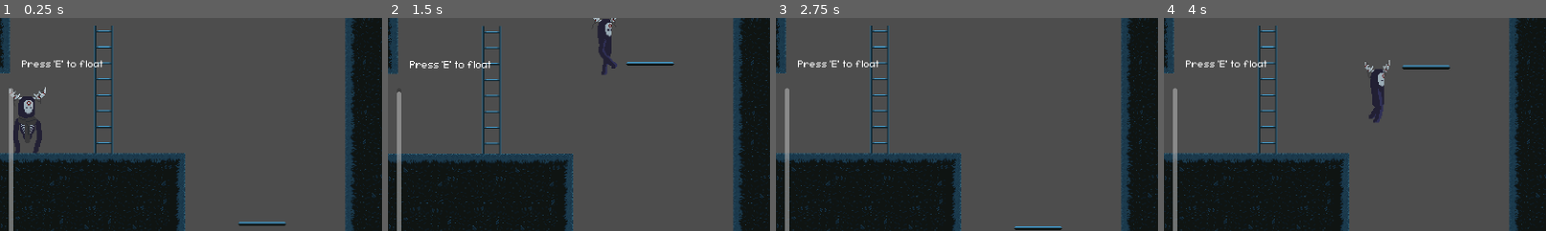
Above: before the commit, frames 1-4 (left to right).
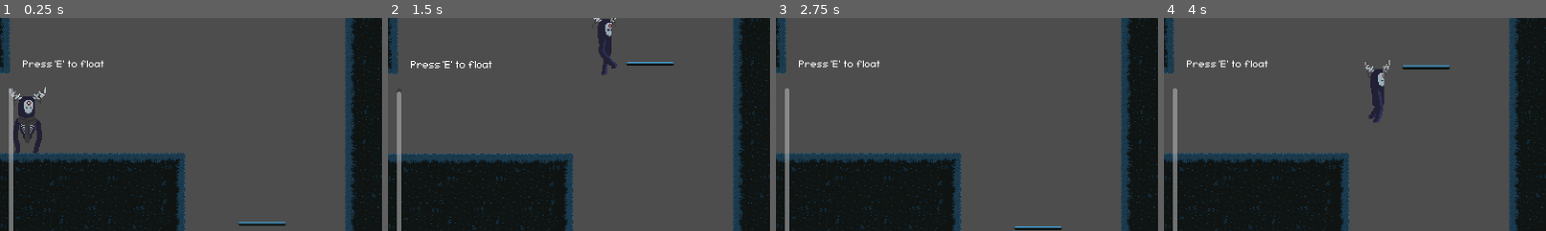
Above: after the commit, the same moments.

Repository: MikeG7v1/Lone-Ghost
Game: Godot game, scene res://scenes/levels/LEVEL_1.tscn
The game is run twice, just before and just after one commit, with the same random seed, the same clock (stepped at 60 frames per second) and the same inputs.
Inputs:
- Up to frame 1 (0.25 s): no input
- Up to frame 2 (1.5 s): tap E (floating) at 0.5, 0.6, 1.25, 1.35 s; hold Right (move_right) from 0.53 s (still down); tap Space (jump) at 0.77 s
- Up to frame 3 (2.75 s): tap Space (jump) at 1.52 s; tap E (floating) at 2, 2.1 s; release Right (move_right) at 2.03 s; hold Left (move_left) from 2.03 s (still down)
- Up to frame 4 (4 s): tap E (floating) at 2.75, 2.85, 3.5, 3.6 s; release Left (move_left) at 2.78 s; hold Right (move_right) from 2.78 s (still down); tap Space (jump) at 3.02, 3.77 s
The pictures show only the part of the screen within x 0-50%, y 38-88%; the shares and areas given below are measured in that part.

The runs differ from the first frame. In frame 1, 1.5% of the frame differs, in the area x 5-30%, y 3-64%; in frame 2, 1.5%; in frame 3, 1.5%; in frame 4, 1.5%.

Commit message:
added door :)

Diff:
--- a/test-level-d/scenes/levels/LEVEL_1.tscn
+++ b/test-level-d/scenes/levels/LEVEL_1.tscn
@@ -9,7 +9,6 @@
 [ext_resource type="PackedScene" uid="uid://uw6c4dj5f184" path="res://scenes/player.tscn" id="7_bng1x"]
 [ext_resource type="Script" uid="uid://cqkguq6wsqo5b" path="res://scripts/camera/camera.gd" id="8_7vxkm"]
 [ext_resource type="PackedScene" uid="uid://b0dl7nt0ob1na" path="res://scenes/rooms/room_2.tscn" id="8_n8rrd"]
-[ext_resource type="PackedScene" uid="uid://b7jt5gals6y0l" path="res://scenes/world/ladders/ladder_m.tscn" id="9_tlk7x"]
 [ext_resource type="PackedScene" uid="uid://b1bxylfk28861" path="res://scenes/areas/room_area.tscn" id="11_6vrsv"]
 
 [sub_resource type="TileSetAtlasSource" id="TileSetAtlasSource_6vrsv"]
@@ -271,15 +270,15 @@
 
 [sub_resource type="WorldBoundaryShape2D" id="WorldBoundaryShape2D_iywne"]
 
+[sub_resource type="RectangleShape2D" id="RectangleShape2D_7vxkm"]
+resource_local_to_scene = true
+size = Vector2(909, 440)
+
 [sub_resource type="RectangleShape2D" id="RectangleShape2D_6vrsv"]
 resource_local_to_scene = true
-size = Vector2(909, 440)
+size = Vector2(767.5, 442)
 
 [sub_resource type="RectangleShape2D" id="RectangleShape2D_t62ml"]
-resource_local_to_scene = true
-size = Vector2(767.5, 442)
-
-[sub_resource type="RectangleShape2D" id="RectangleShape2D_bng1x"]
 resource_local_to_scene = true
 size = Vector2(666, 421.66406)
 
@@ -345,9 +344,9 @@
 [node name="TEXT" type="Node" parent="." unique_id=7850815]
 
 [node name="Label2" type="Label" parent="TEXT" unique_id=2134508499]
-offset_left = -372.0
+offset_left = -371.0
 offset_top = -99.0
-offset_right = -264.0
+offset_right = -263.0
 offset_bottom = -74.0
 theme_override_fonts/font = ExtResource("5_6vrsv")
 theme_override_font_sizes/font_size = 16
@@ -402,16 +401,13 @@
 [node name="LADDER_L" parent="ROOM 2" index="1" unique_id=2125484154]
 position = Vector2(183, -323)
 
-[node name="LADDER_M" parent="." unique_id=2118943579 instance=ExtResource("9_tlk7x")]
-position = Vector2(-290, -64)
-
 [node name="Area2D" parent="." unique_id=1355885242 instance=ExtResource("11_6vrsv")]
 position = Vector2(32, 14)
 
 [node name="CollisionShape2D" parent="Area2D" index="0" unique_id=1988098075]
 visible = false
 position = Vector2(28.5, -104)
-shape = SubResource("RectangleShape2D_6vrsv")
+shape = SubResource("RectangleShape2D_7vxkm")
 
 [node name="Area2D2" parent="." unique_id=392550451 instance=ExtResource("11_6vrsv")]
 position = Vector2(131, 26)
--- /dev/null
+++ b/test-level-d/scenes/world/doors/door_v1.tscn
@@ -0,0 +1,3 @@
+[gd_scene format=3 uid="uid://d1alsypklqlw6"]
+
+[node name="DoorV1" type="Node2D" unique_id=794393452]
Not shown: 2 places in test-level-d/scenes/levels/LEVEL_1.tscn that only renumber resources
